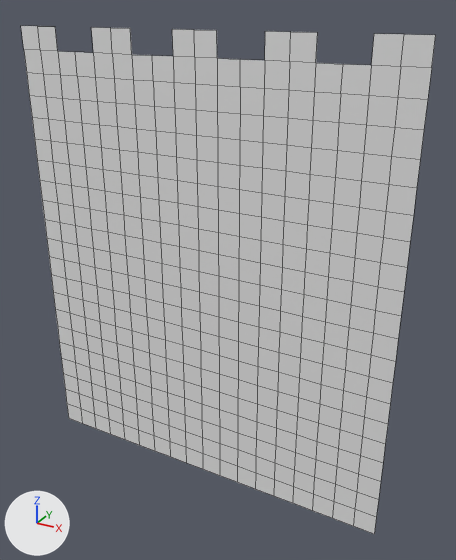
What one commit did to the OBJ model MardukGame/Assets/Tiled2Unity/Meshes/CourtyardChunk3.obj.
Before and after are seen from a 50 mm lens placed at (-25.0, -1412.0, -643.0), pointed at (-825.0, 42.0, -1370.0). The lights are fixed; the arrows at lower left show +X, +Y and +Z. Mesh edges are drawn as thin lines. Where no turn or scale is listed for an object, it has been applied to the vertices.

In view in the first picture: 'CourtyardChunk3'.
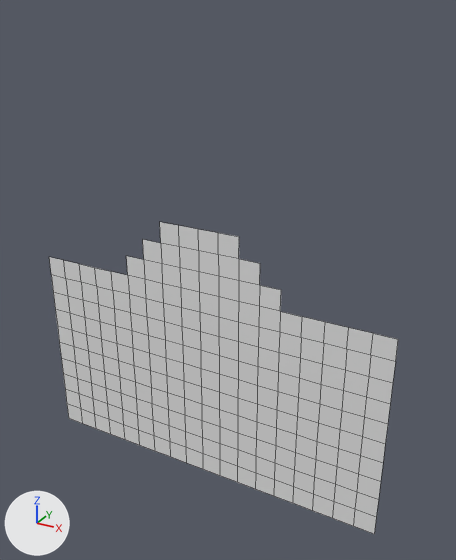
Diff of the bpy script that builds the scene:
```diff
--- a/MardukGame/Assets/Tiled2Unity/Meshes/CourtyardChunk3.obj.py
+++ b/MardukGame/Assets/Tiled2Unity/Meshes/CourtyardChunk3.obj.py
@@ me_courtyardchunk3 @@
 # used by ob_courtyardchunk3; location = (0.0, 0.0, 0.0)
-me_courtyardchunk3.from_pydata(...)  # 414 vertices, 370 faces; spans x -1472.0..-320.0, y 0.0, z -2048.0..-704.0
+me_courtyardchunk3.from_pydata(...)  # 230 vertices, 198 faces; spans x -1472.0..-320.0, y 0.0, z -2048.0..-1216.0
+# me_courtyardchunk3 part 1
+# 184 vertices are removed from x -1472.0..-320.0, y 0.0, z -1344.0..-704.0
+# 172 faces are deleted
```

What differs and where, as boxes [x1, y1, x2, y2] in the pictures (456 x 560 px):
'CourtyardChunk3', reshaped (16% narrower, 39% shorter): before [21, 26, 436, 534]; after [49, 222, 398, 534]
part 1 of me_courtyardchunk3, deleted: before [21, 26, 436, 339]
